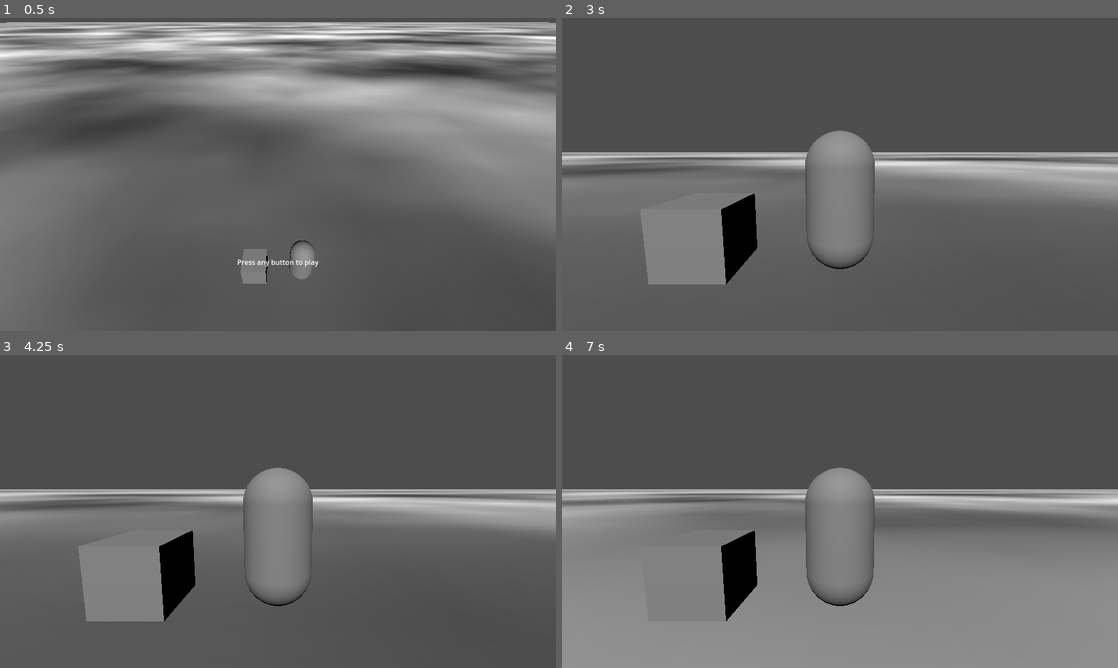
Above: before the commit, frames 1-4 (two rows, left to right).
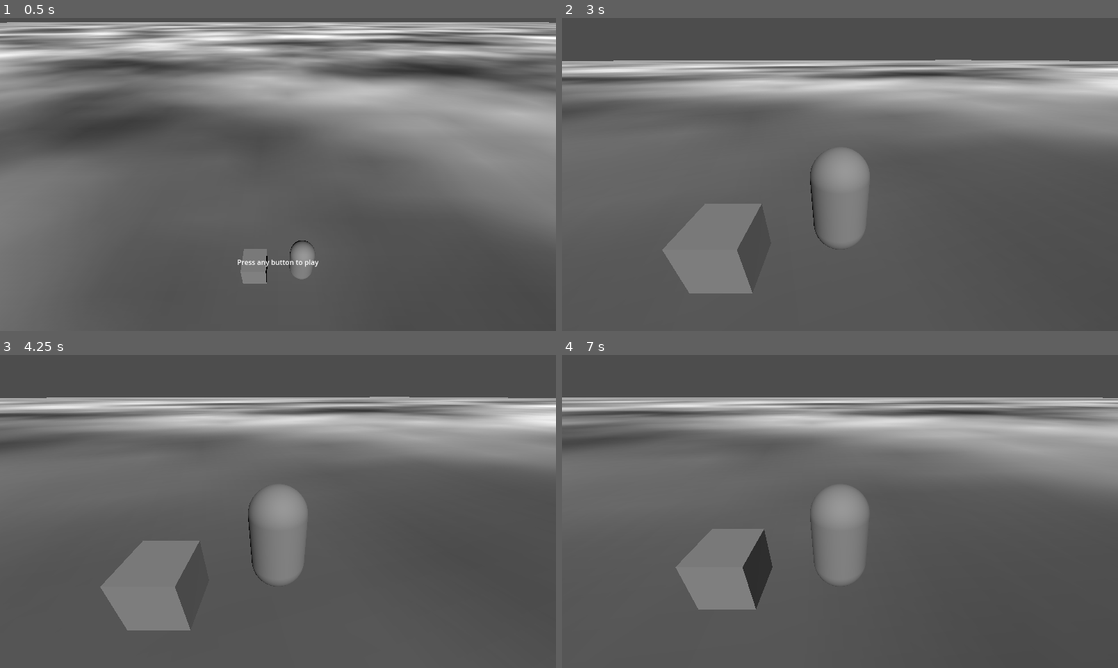
Above: after the commit, the same moments.

Repository: CoffeeCoder1/superpeterkart
Game: Godot game, scene res://scenes/main.tscn
Two runs of this game, one before a commit and one after it. Both use one fixed random seed, a clock stepped at 60 frames per second and the inputs below.
Inputs:
- Up to frame 1 (0.5 s): no input
- Up to frame 2 (3 s): tap Enter at 0.5 s; hold Right (ui_right) 0.53-1.25 s; hold N (player1_boost) 0.53-1.25 s; click "Create Game" at 1.25 s; click "1 Player" at 2 s; click "Test Kart" at 2.75 s
- Up to frame 3 (4.25 s): tap Space at 3.5 s; hold Down (ui_down) from 3.53 s (still down); tap N (player1_boost) at 3.6 s
- Up to frame 4 (7 s): release Down (ui_down) at 4.28 s; hold Right (ui_right) 4.28-5.03 s; hold N (player1_boost) 4.28-5.03 s; hold Up (ui_up) 5.03-5.78 s; tap N (player1_boost) at 5.1, 6.6 s; hold N (player1_boost) 5.78-6.53 s; hold Left (ui_left) from 5.78 s (still down)

Frame 1 is identical in both runs. In frame 2, 35% of the frame differs, in the area x 0-100%, y 13-88%; in frame 3, 36%; in frame 4, 70%, in the area x 0-100%, y 13-100%.

Commit message:
Add initial steering logic

Diff:
--- a/scenes/karts/kart.gd
+++ b/scenes/karts/kart.gd
@@ -2,13 +2,15 @@
 
 
 @export var ACCELERATION: float = 10.0
-@export var TOP_SPEED: float = 1.0
-@export var BOOST_SPEED: float = 1.5
+@export var TOP_SPEED: float = 10.0
+@export var BOOST_SPEED: float = 15.0
 @export var BRAKING: float = 15
 @export var KART_NAME: String
+@export var STEERING_AMOUNT: float = 25
 
-var top_speed = TOP_SPEED
-var acceleration = ACCELERATION
+var _top_speed = TOP_SPEED
+var _acceleration = ACCELERATION
+var _steer_target = 0
 var boost_amount = 100
 
 func _ready() -> void:
@@ -23,25 +25,30 @@
 
 	# Boost
 	if Input.is_action_pressed("player1_boost") and boost_amount >= 0:
-		top_speed = move_toward(top_speed, BOOST_SPEED, delta)
+		_top_speed = move_toward(_top_speed, BOOST_SPEED, delta)
 		boost_amount = move_toward(boost_amount, 0, delta)
 		print(boost_amount)
 	else:
-		top_speed = move_toward(top_speed, TOP_SPEED, delta)
+		_top_speed = move_toward(_top_speed, TOP_SPEED, delta)
 
 	# Get the input direction and handle the movement/deceleration.
 	# As good practice, you should replace UI actions with custom gameplay actions.
-	var input_dir := Input.get_vector("ui_left", "ui_right", "ui_up", "ui_down")
-	var direction := (transform.basis * Vector3(input_dir.x, 0, input_dir.y)).normalized()
+	var throttle := Input.get_axis("ui_up", "ui_down")
+	var direction := (transform.basis * Vector3(0, 0, throttle)).normalized()
 	if direction:
-		velocity.x += direction.x * acceleration * delta
-		velocity.z += direction.z * acceleration * delta
+		velocity.x += direction.x * _acceleration * delta
+		velocity.z += direction.z * _acceleration * delta
 	else:
 		velocity.x = move_toward(velocity.x, 0, BRAKING * delta)
 		velocity.z = move_toward(velocity.z, 0, BRAKING * delta)
 
-	velocity.x = clamp(velocity.x, -top_speed, top_speed)
-	velocity.y = clamp(velocity.y, -top_speed, top_speed)
+	velocity.z = clamp(velocity.z, -_top_speed, _top_speed)
+	velocity.x = clamp(velocity.x, -_top_speed, _top_speed)
+
+	# Steering
+	var steering = Input.get_axis("ui_right", "ui_left")
+	_steer_target = steering * STEERING_AMOUNT * delta
+	rotate_y(_steer_target * delta)
 
 	move_and_slide()
 
--- a/scenes/karts/test_kart/test_kart.tscn
+++ b/scenes/karts/test_kart/test_kart.tscn
@@ -21,4 +21,4 @@
 shape = SubResource("CylinderShape3D_jsfc4")
 
 [node name="Camera3D" type="Camera3D" parent="." groups=["karts"]]
-transform = Transform3D(1, 0, 0, 0, 0.993768, 0.111469, 0, -0.111469, 0.993768, 0, 1.73038, 2.95312)
+transform = Transform3D(1, 0, 0, 0, 0.869504, 0.493927, 0, -0.493927, 0.869504, 0, 3.24663, 2.95312)
